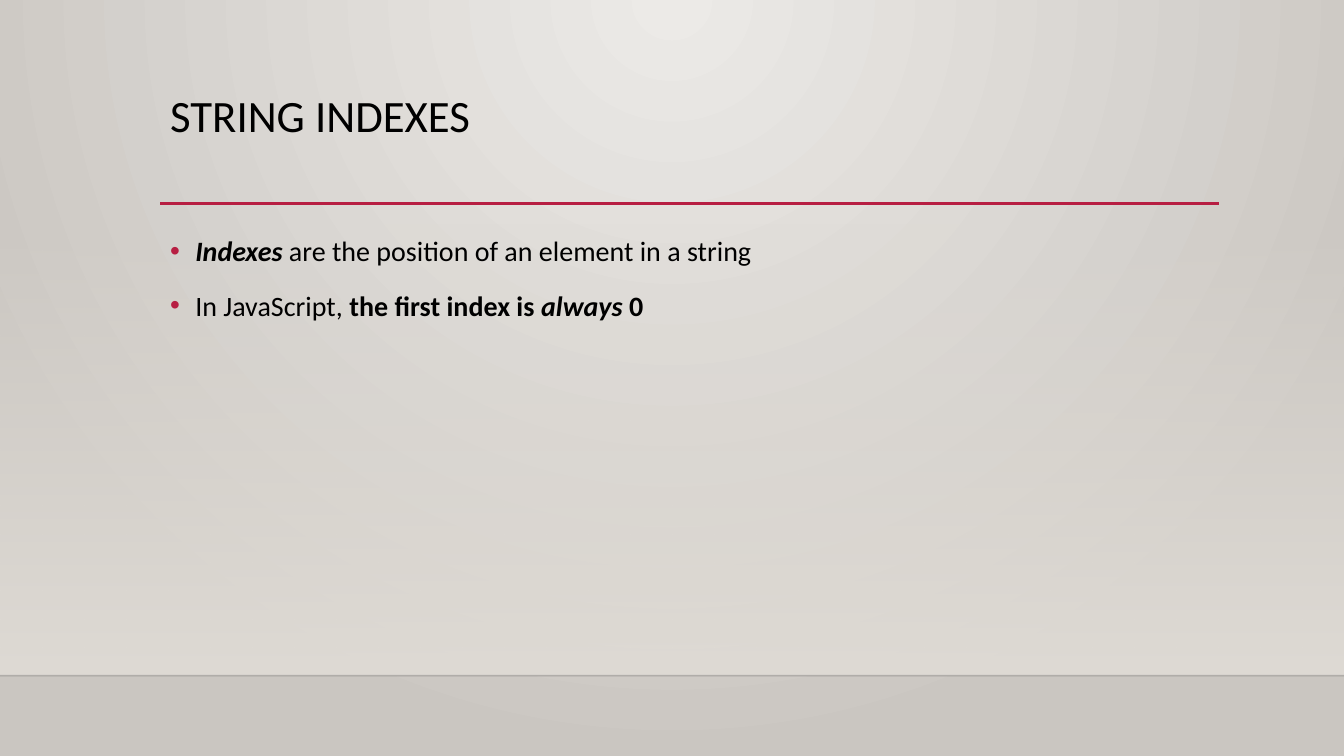
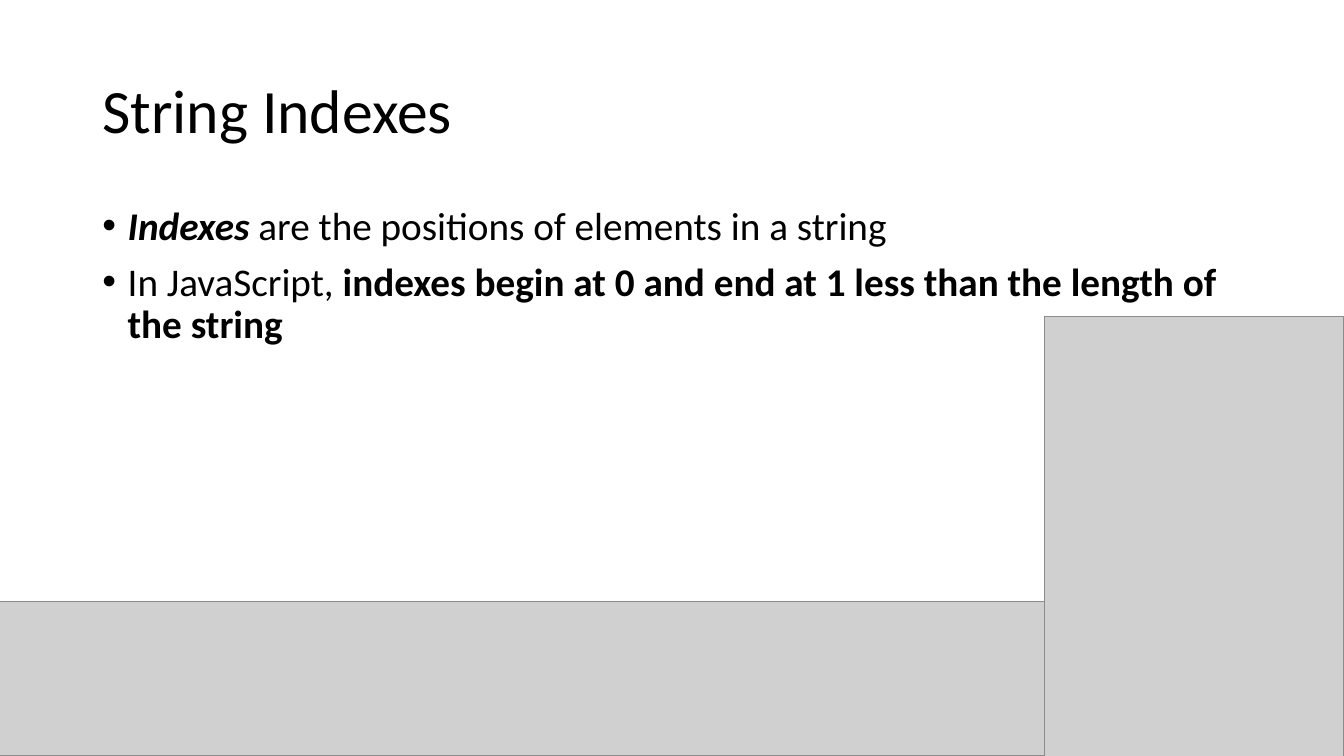
Before and after one commit to YWCANWIL-TechLab/Module4-DataTypes-Day1, a slide deck: slide 9 of slides/Strings.pptx (slide 8 before the commit). Drawn at 1344x756 pixels with LibreOffice and Linux fonts; fonts in the diff are those of the drawing; grey boxes stand for pictures; background and template pictures are left out. Boxes give left, top, right and bottom in pixels: in the first picture for what was removed or moved away, otherwise in the second. Text is boxed around its words. In the diff, an @@ line names an element or a change of style, - is before the commit and + after.

```diff
--- a/slides/Strings.pptx
+++ b/slides/Strings.pptx
@@ background gradient #ECEAE7 to #CAC7C1 to #FFFFFF @@
@@ title "String Indexes" at [102,90,452,144]: vertical alignment top to middle @@
@@ title at [102,90,452,144]: text changed; size 32 to 44 pt @@
-STRING INDEXES
+String Indexes
@@ line removed from (160, 204) to (1220, 204) @@
@@ rectangle removed at [0,223,1344,676] @@
@@ text at [128,212,1216,345]: text changed; size 20 to 28 pt; bold on @@
-• Indexes are the position of an element in a string
-• In JavaScript, the first index is always 0
+• Indexes are the positions of elements in a string
+• In JavaScript, indexes begin at 0 and end at 1 less than the length of the string
@@ picture added at [1045,317,1344,756] @@
@@ picture added at [0,602,1045,756] @@
@@ line removed from (0, 676) to (1344, 676) @@
```
Also in this commit, not shown: 38 other slides changed, 1 slide added, 1 slide removed, 4 other files.
